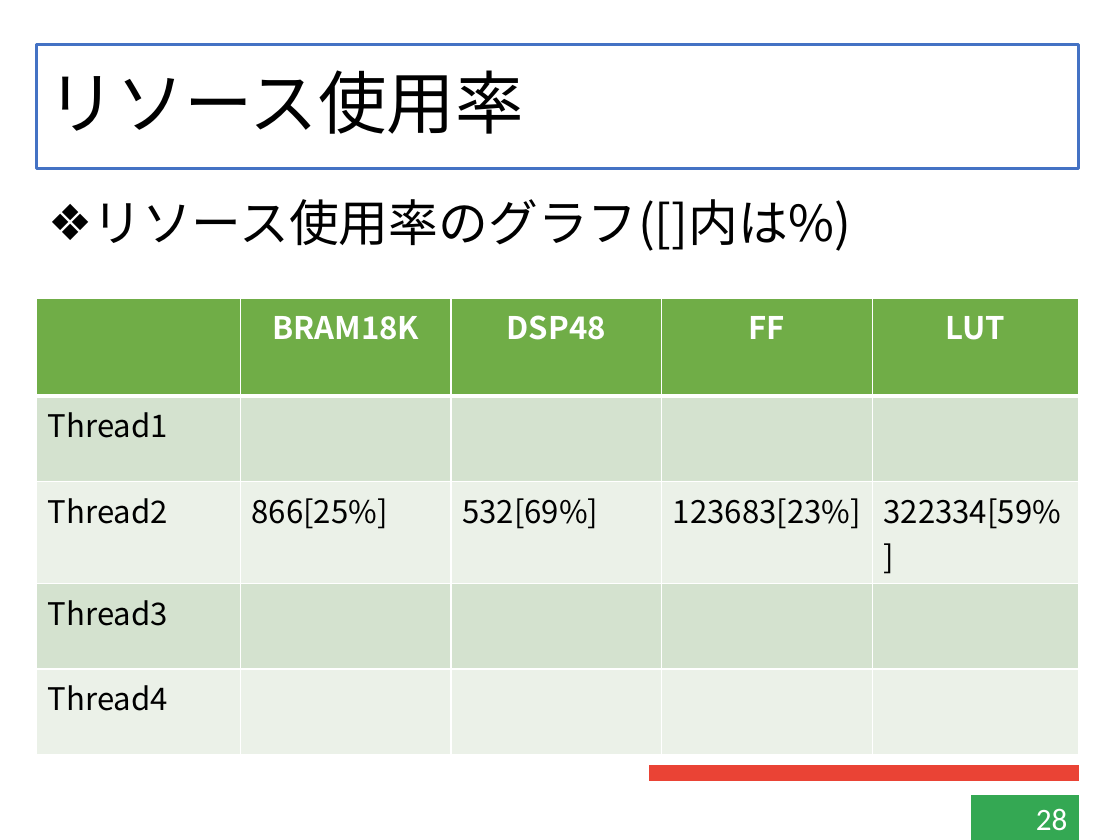
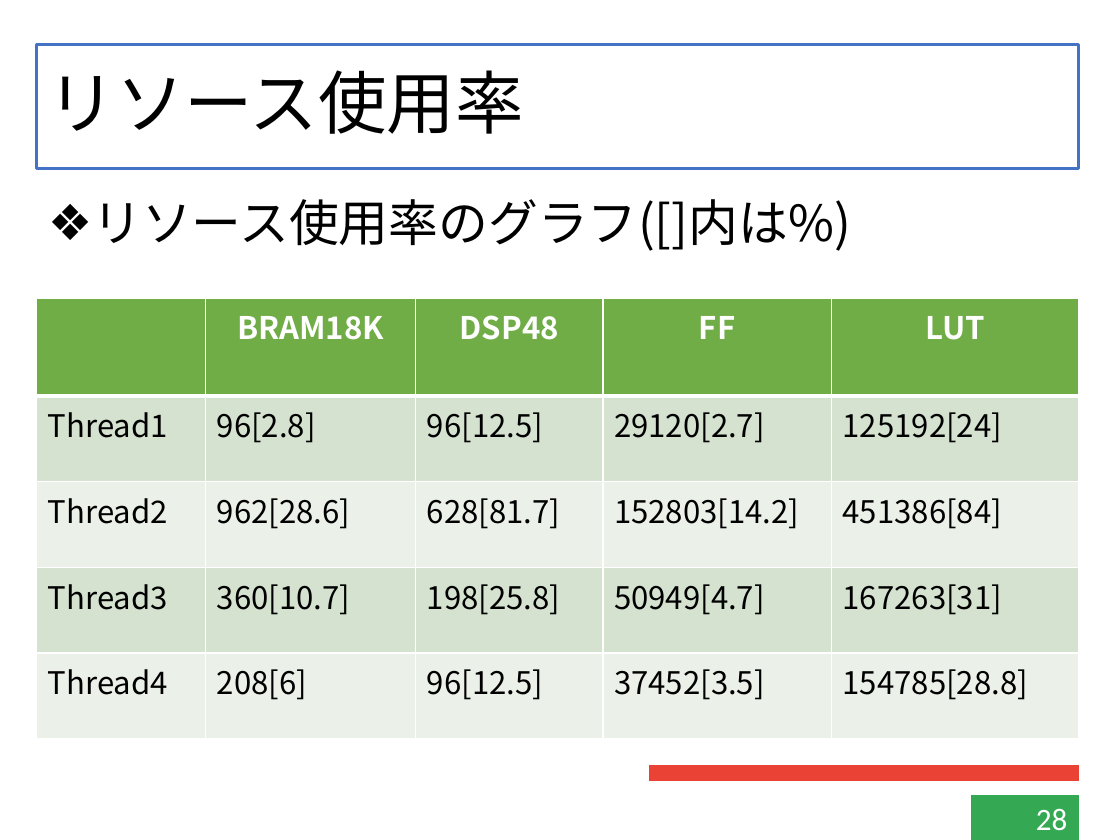
Before and after one commit to kensuke-iizuka/thesis, a slide deck: slide 28 of slide/graduate.pptx. Drawn at 1120x840 pixels with LibreOffice and Linux fonts; fonts in the diff are those of the drawing. Boxes give left, top, right and bottom in pixels: in the first picture for what was removed or moved away, otherwise in the second. Text is boxed around its words. In the diff, an @@ line names an element or a change of style, - is before the commit and + after.

```diff
--- a/slide/graduate.pptx
+++ b/slide/graduate.pptx
@@ table at <box>37,298,1080,739</box> @@
-row 2: Thread1 |  |  |  | 
+row 2: Thread1 | 96[2.8] | 96[12.5] | 29120[2.7] | 125192[24]
-row 3: Thread2 | 866[25%] | 532[69%] | 123683[23%] | 322334[59%]
+row 3: Thread2 | 962[28.6] | 628[81.7] | 152803[14.2] | 451386[84]
-row 4: Thread3 |  |  |  | 
+row 4: Thread3 | 360[10.7] | 198[25.8] | 50949[4.7] | 167263[31]
-row 5: Thread4 |  |  |  | 
+row 5: Thread4 | 208[6] | 96[12.5] | 37452[3.5] | 154785[28.8]
```
Also in this commit, not shown: 3 other slides changed, 1 slide added, 2 slides removed, 3 other files.
